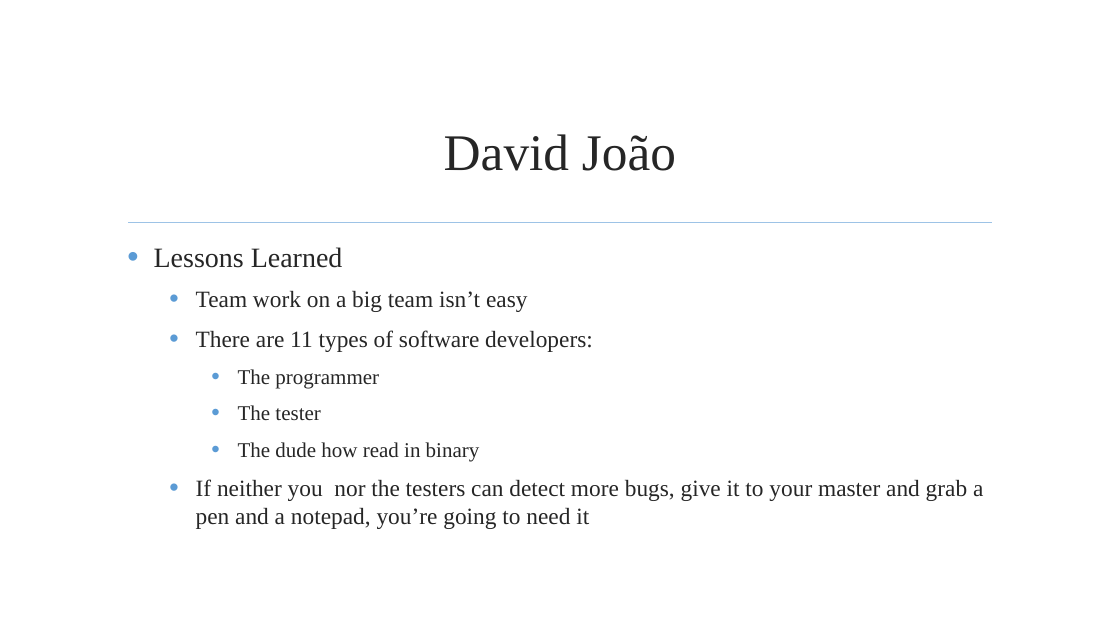
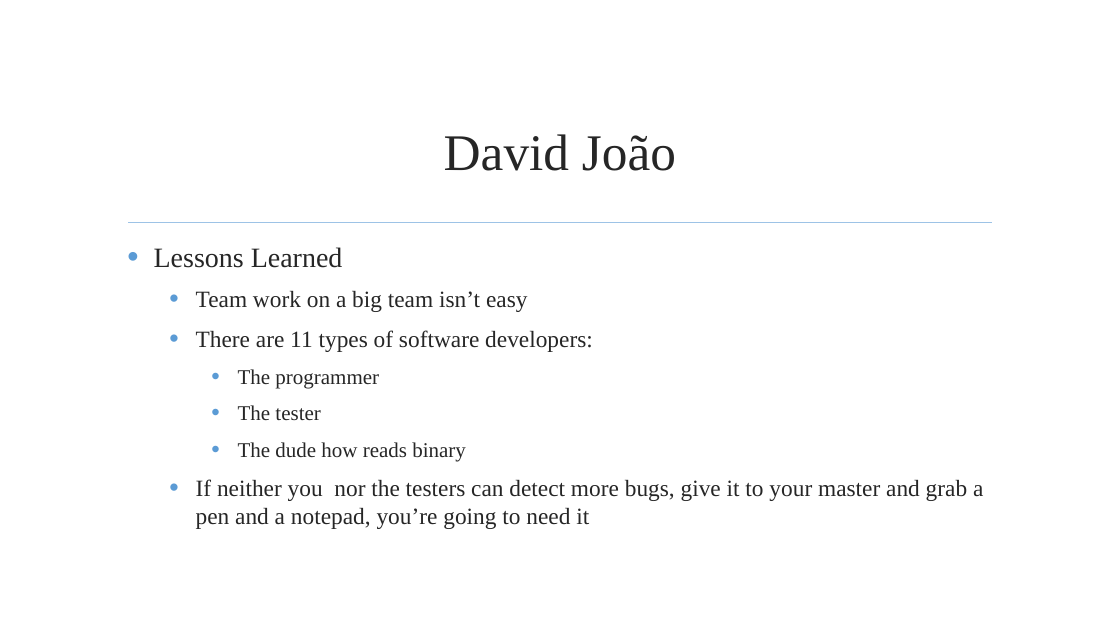
Before and after one commit to jmgirao/projetosoftware1213, a slide deck: slide 58 of Final Presentation/Presentation.pptx. Drawn at 1120x630 pixels with LibreOffice and Linux fonts; fonts in the diff are those of the drawing; background and template pictures are left out. Boxes give left, top, right and bottom in pixels: in the first picture for what was removed or moved away, otherwise in the second. Text is boxed around its words. In the diff, an @@ line names an element or a change of style, - is before the commit and + after.

Commit message:
David Silva section correction again

```diff
--- a/Final Presentation/Presentation.pptx
+++ b/Final Presentation/Presentation.pptx
@@ text at <box>238,442,466,461</box>: text changed @@
-    • The dude how read in binary
+    • The dude how reads binary
```
